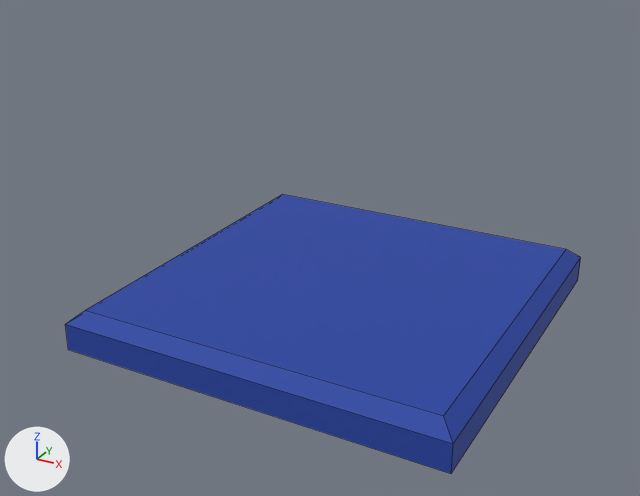
The Blender file art/source/environment.blend as it was, and as the next commit left it.
Before and after are seen from a camera (50 mm lens) standing at (1.44, -1.332, 0.984) and looking at (0.473, 0.426, 0.106). The lights are fixed; the arrows at lower left show +X, +Y and +Z. The older version comes first. Mesh edges are drawn as thin lines.

Before the edit, the objects in view are built like this:
```python
me_floor_tile_slab = bpy.data.meshes.new('floor_tile_slab')
me_floor_tile_slab.from_pydata(...)  # 12 vertices, 10 faces; spans x 0.01..0.99, y 0.01..0.99, z -0.1..0.0
me_floor_tile_slab.materials.append(mat_cobalt)  # blue #2443a3
ob_floor_tile_slab = bpy.data.objects.new('floor_tile_slab', me_floor_tile_slab)
ob_floor_tile_slab.parent = ob_floor_tile
ob_floor_tile_slab.location = (0.0, 0.0, 0.0)
```
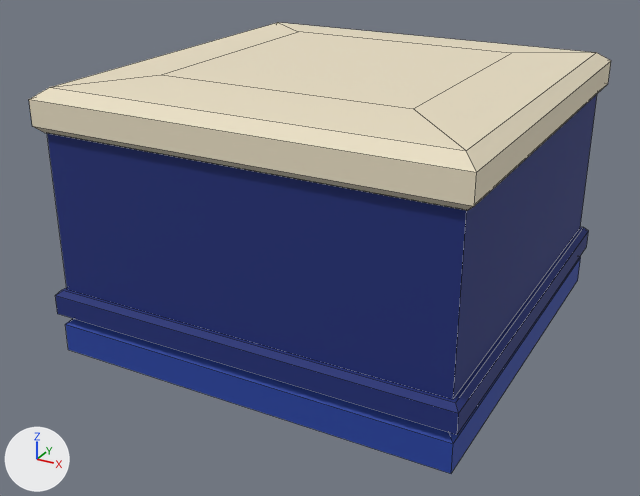
Boxes (x1, y1, x2, y2) around the edits, measured in the pictures (640 x 496 px):
'wall_block_block', added: after (29, 22, 611, 435)
    faces in mat_wall_body (dark blue #1a2c78): (47, 94, 597, 435)
    faces in mat_wall_cap (beige #eadfc4): (29, 22, 611, 210)
'floor_tile_slab', unchanged, covered by the edit: before (65, 194, 581, 474); after (65, 257, 581, 474)

What changed in the scene script:
```text
Add mat_wall_cap:
    mat_wall_cap = principled_material('wall_cap')
    mat_wall_cap.base_color = (0.823, 0.738, 0.552)  # beige #eadfc4
    mat_wall_cap.roughness = 0.7
Add mat_wall_body:
    mat_wall_body = principled_material('wall_body')
    mat_wall_body.base_color = (0.0103, 0.0252, 0.188)  # dark blue #1a2c78
    mat_wall_body.roughness = 0.75
Add me_wall_block_block_001:
    me_wall_block_block_001.from_pydata(...)  # 40 vertices, 32 faces; spans x 0.0..1.0, y 0.0..1.0, z 0.0..0.55
    # faces by material slot: [14, 18]
    me_wall_block_block_001.materials.append(mat_wall_body)  # dark blue #1a2c78
    me_wall_block_block_001.materials.append(mat_wall_cap)  # beige #eadfc4
Add ob_wall_block_block:
    ob_wall_block_block = bpy.data.objects.new('wall_block_block', me_wall_block_block_001)
    ob_wall_block_block.parent = ob_wall_block
    ob_wall_block_block.location = (0.0, 0.0, 0.0)
Add ob_wall_block:
    ob_wall_block = bpy.data.objects.new('wall_block', None)
    ob_wall_block.location = (0.0, 0.0, 0.0)
```
